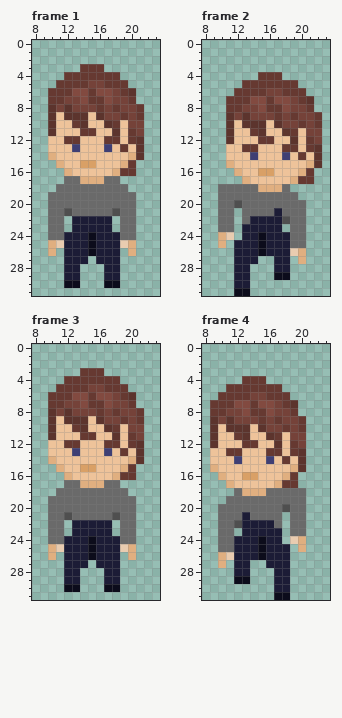
Edited in one commit: pixel-art file (dev/player.aseprite). Above, as it was before the edit.
32x32 pixels, 4 frames. Colours within 5 levels of each other are drawn and written as one. Shown: frame 1: x 8..23, y 0..31; frame 2: x 8..23, y 0..31; frame 3: x 8..23, y 0..31; frame 4: x 8..23, y 0..31. The commit also changed other frames, which this record leaves out.
After:
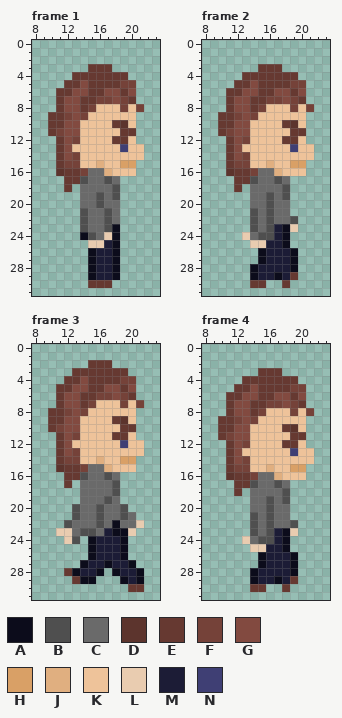
Palette (. is transparent): A #0c0c1b  B #4f4f4f  C #6a6a6a  D #5c342d  E #663931  F #754239  G #824a40  H #d9a066  J #e0af80  K #eec39a  L #e9ccb0  M #1c1c36  N #3f3f74
The exact change:
layer "90" added
layer "Layer 1" removed
Changed rows in their new state; - is an unchanged pixel.
Frame 1:
first column x 10:
 3 ----.--E----
 4 --.------E--
 5 -.--GEE--FF-
 6 .-----E-G-G-
 7 .-GGE-FFG---
 8 .EGGE-KKK-KF
 9 EEFGF-KKKKK.
10 EEGGK--K-DK.
11 EFGGKK--KE-.
12 .EGF---K-EK.
13 .EGK---K-N-K
14 .EGF------KK
15 -EFFKKJ--HH-
16 -DEEFCCJKKK-
17 --EEBCCB----
18 -.E.----B.--
19 ....--B-B..-
20 ....--B--..-
21 ....B--BC..-
22 ..-.BCCBC..-
23 ..-.BCCBA..-
24 ....ABCLA..-
25 .....LL-A..-
26 .-...---A-.-
27 --...A--A---
28 --..-AM-A---
29 --..-AM-A---
30 --..-EEE.---
Frame 2:
first column x 10:
 3 -----EEE-----
 4 ---EE---EE---
 5 --E-G----FF--
 6 -E-GG-EGG-G--
 7 --GGEEFF---.-
 8 --GGEFKKK-KF-
 9 EE-G-KKKKKK..
10 EEGGKK-KEDK..
11 EFGGKK--K-E..
12 -EGF-KK-EE-..
13 -EGKK---KN-K.
14 -EGFK---K-K-.
15 -EFF--J--HH..
16 -DEEFCCJ--K.-
17 --EEBCCBC...-
18 ..E.-CCCB----
19 ....--B-B.---
20 ....--B--..--
21 ..-.B-BC-..--
22 ..-.BCBCCB.--
23 ..-.BCB-AL.--
24 ..-LCBB-A..--
25 .-..LL--A..--
26 --...----A.--
27 --...AM--A.--
28 --..AMM--A---
29 --..AMM-ME---
30 --..EE--E----
31 --..---------
Frame 3:
first column x 10:
 2 -----EEE----
 3 ---E---EEE--
 4 ----G----FF-
 5 ---GGEEGG-G-
 6 .-G-E-FFGFE-
 7 .-GGEFKKK-KF
 8 EEFG-KKKKKK.
 9 EEGGK-KKEDK.
10 EFGGK--KKEE.
11 .EGFKK--EEK.
12 .EGK---KKNKK
13 .EGF---K-K-K
14 .EFF--J--HH.
15 -DEEFCCJ-KK-
16 --EEBCCBC..-
17 --E.CCC-B---
18 -...----B.--
19 ....---B-..-
20 ...B--B--B.-
21 ...B--B-CB--
22 ..BCCCBCA--L
23 .LLCBBC-AAL-
24 ..LB.----A.-
25 .....----A.-
26 .-...----A.-
27 --..AM-A-MA-
28 --EAMMA.AMMA
29 --.EAA-..AMA
30 --..---..-EE
Frame 4:
first column x 9:
 3 ------EEE----
 4 -------EEEE--
 5 --.--G---EFF-
 6 -.--GGE-GGEG-
 7 ..----EF-GFE-
 8 ..EG--FKKKFKF
 9 .EE-G-KKKKKK-
10 .EEGG-KKK-DK-
11 .EFGG--KK-EE-
12 ..EGFK--KE-K-
13 ..-G---KK-NKK
14 ..EGF--K-K-KK
15 ..EFF--J--HH-
16 -.DEEFCCJKKK-
17 --.EEBCCBC.--
18 ---E.CC--B..-
19 --...--B-B..-
20 -....--B-C..-
21 -....B-B-C..-
22 -....BCB-CB.-
23 -..-.BCB-AL.-
24 -...LCBB-A..-
25 -....LL--A-.-
26 -.....----A--
27 -.-..-A---A--
28 ---..AMM--A--
29 ---..AMMA-E--
30 -----EE-.E---
31 --------..---
Changed places in both pictures, as pixel boxes (x1, y1, x2, y2):
changed: (48, 64, 144, 288)
changed: (218, 64, 322, 296)
changed: (48, 360, 144, 592)
changed: (210, 368, 314, 600)
